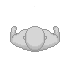
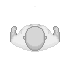
Before/after of a 70x70 layered artwork. What changed in the layer stack:
showed "F Body Chubby Shirt- Short", painted on it over [11, 24, 59, 52]
hid "M Body - Fit" over [11, 6, 59, 52]
showed "F Body - Chubby" over [11, 6, 59, 52]
